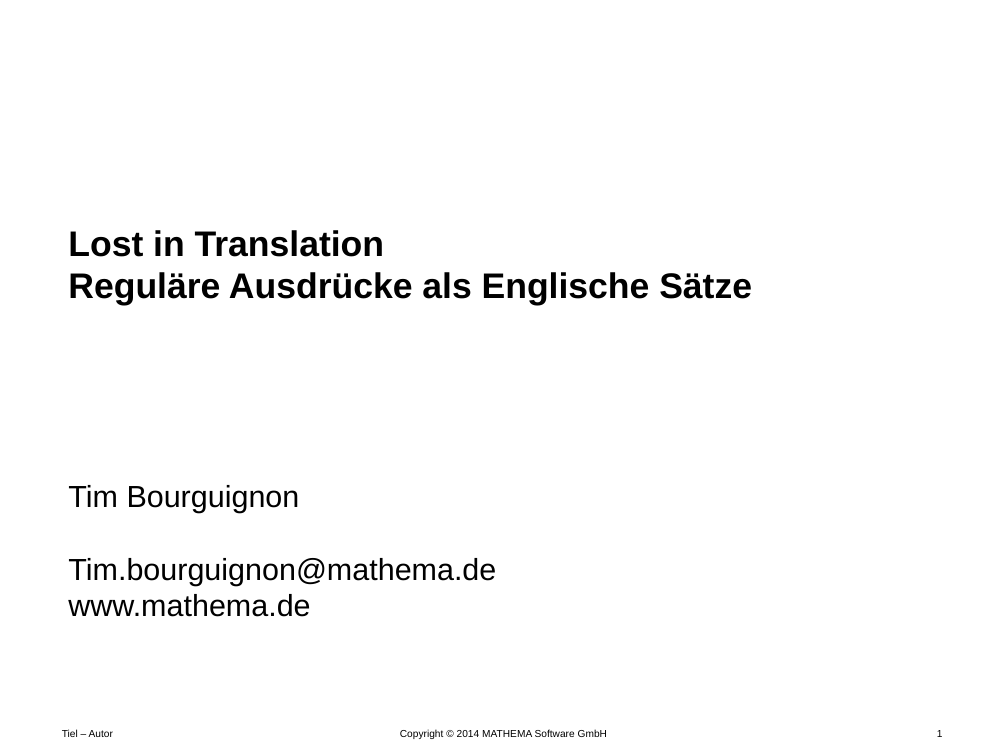
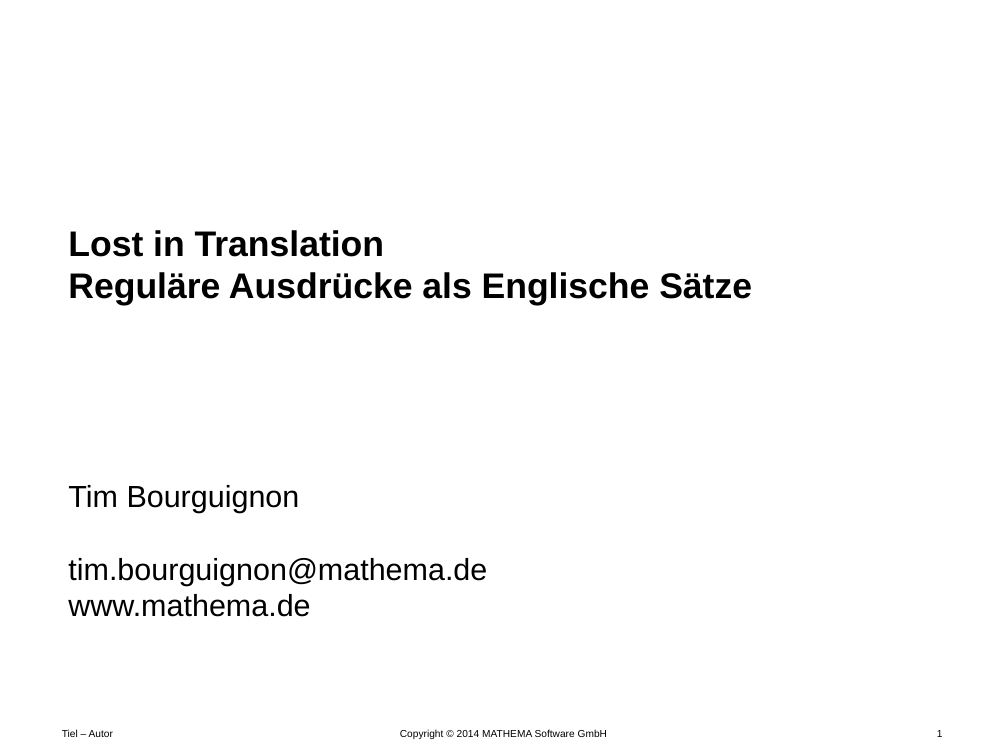
Before and after one commit to Timothep/Talk.LostInTranslation, a slide deck: slide 1 of LostInTranslation.pptx. Drawn at 1008x756 pixels with LibreOffice and Linux fonts; fonts in the diff are those of the drawing; background and template pictures are left out. Boxes give left, top, right and bottom in pixels: in the first picture for what was removed or moved away, otherwise in the second. Text is boxed around its words. In the diff, an @@ line names an element or a change of style, - is before the commit and + after.

```diff
--- a/LostInTranslation.pptx
+++ b/LostInTranslation.pptx
@@ text at box(68, 558, 487, 617): text changed @@
-Tim.bourguignon@mathema.de
-www.mathema.de
+tim.bourguignon@mathema.de
+www.mathema.de
```
Also in this commit, not shown: 6 other slides changed, 11 slides added, 1 slide removed.
